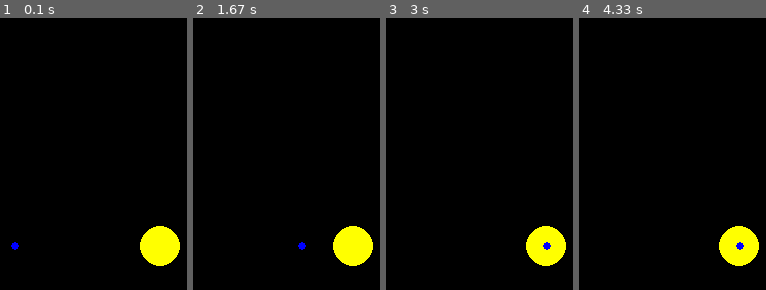
Above: before the commit, frames 1-4 (left to right).
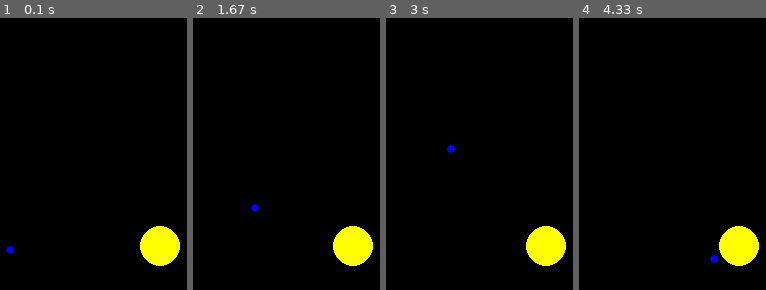
Above: after the commit, the same moments.

Repository: daliborstakic/solar-pygame
Game: pygame game, started from solar.py
The game is run twice, just before and just after one commit, with the same random seed, the same clock (stepped at 60 frames per second) and the same inputs.
Inputs:
- Up to frame 1 (0.1 s): no input
- Up to frame 2 (1.67 s): no input
- Up to frame 3 (3 s): no input
- Up to frame 4 (4.33 s): no input

The runs differ from the first frame. In frame 1, 0.2% of the frame differs, in the area x 3-11%, y 82-87%; in frame 2, 0.2%, in the area x 31-61%, y 68-86%; in frame 3, 0.2%; in frame 4, 0.2%.

Commit message:
move_planets method now accounts for gravitational pull

Diff:
--- a/solar.py
+++ b/solar.py
@@ -1,5 +1,7 @@
 import pygame
 from math import atan2, sin, cos, hypot
+
+from pygame import surface
 from planet import Planet
 
 # Screen size
@@ -10,6 +12,7 @@
 BLACK = (0, 0, 0)
 BLUE = (0, 0, 255)
 YELLOW = (255, 255, 0)
+GRAY = (200, 200, 200)
 
 # Clock
 clock = pygame.time.Clock()
@@ -44,7 +47,7 @@
 
     return hypot((x2 - x1), (y2 - y1))
 
-def move(pl1, pl2):
+def move_planets(pl1, pl2):
     """ Moves one planet to the other """
 
     # Angle between two planets
@@ -53,13 +56,17 @@
     # Distance between two points
     _distance = distance(pl1.coordinates, pl2.coordinates)
 
-    # Direction vector
+    # Gravitational vector
+    gravitational_pull = (pl1.mass * pl2.mass) / (_distance ** 2)
+
     dx, dy = return_direction(angle)
-    direction_vector = pygame.Vector2(dx, dy)
+    gravity_vector = gravitational_pull * pygame.Vector2(dx, dy)
 
-    if distance != 0:
-        pl1.x += int(direction_vector.x)
-        pl1.y += int(direction_vector.y)
+    # Calculating the new direction vector
+    pl1.velocity += gravity_vector
+
+    if _distance != 0:
+        pl1.move()
 
 def main(surface):
     """ Main function """
@@ -67,7 +74,7 @@
 
     # Yes, I know that the Sun is a star but it's easier this way
     sun = Planet(50, H_WIDTH, H_WIDTH, 0, 0, 20, YELLOW)
-    earth = Planet(5, 100, H_WIDTH, 0.5, 0.5, 4, BLUE)
+    earth = Planet(25, 100, H_WIDTH, 0, 1, 4, BLUE)
 
     # Planet list
     planets = [sun, earth]
@@ -75,7 +82,7 @@
     while run:
         clock.tick(60)
 
-        move(earth, sun)
+        move_planets(earth, sun)
         draw_planets(surface, planets)
 
         for event in pygame.event.get():
